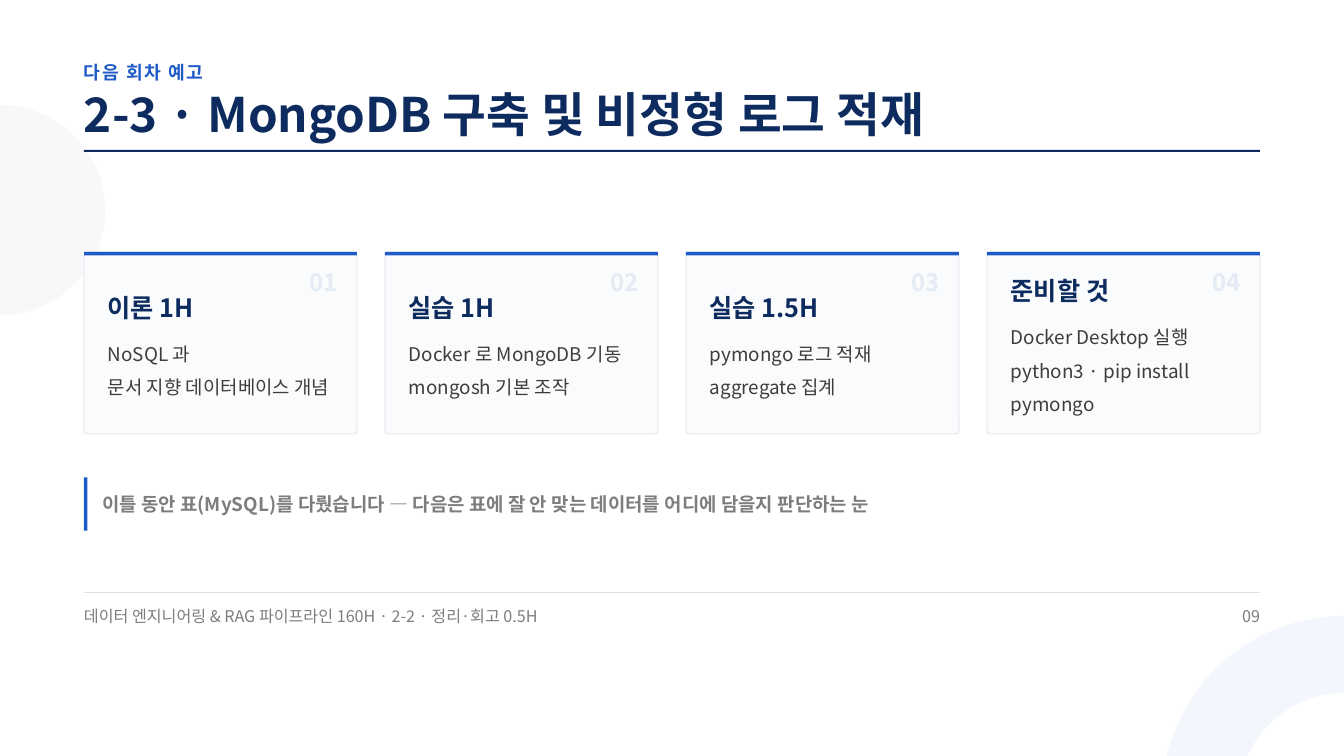
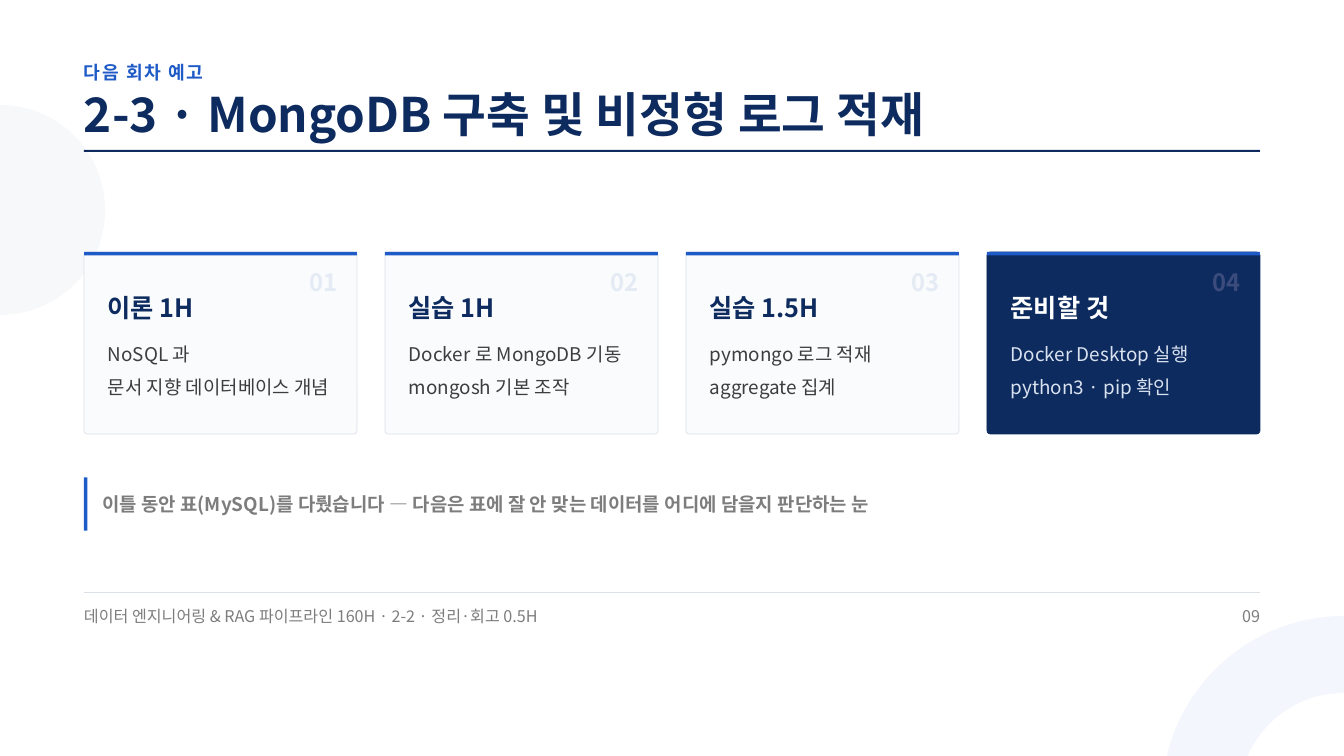
Before and after one commit to aebonlee/materials, a slide deck: slide 9 of data-eng/decks/w2d2s4.pptx. Drawn at 1344x756 pixels with LibreOffice and Linux fonts; fonts in the diff are those of the drawing. Boxes give left, top, right and bottom in pixels: in the first picture for what was removed or moved away, otherwise in the second. Text is boxed around its words. In the diff, an @@ line names an element or a change of style, - is before the commit and + after.

```diff
--- a/data-eng/decks/w2d2s4.pptx
+++ b/data-eng/decks/w2d2s4.pptx
@@ rounded rectangle at box(987, 252, 1260, 434): fill #FAFBFD to #0D2B5E; outline #DCE1E8 0.75 pt to #0D2B5E 0.75 pt @@
@@ text at box(1011, 295, 1189, 366): text colour #0D2B5E to #FFFFFF in "준비할 것"; text colour #3D3D3D to #D9E2F0 in "Docker Desktop 실행" @@
@@ text added at box(1212, 273, 1240, 291), 25.5 pt, text #3B4B7C, bold @@
+04
@@ text at box(1011, 378, 1171, 399): text changed; text colour #3D3D3D to #D9E2F0 @@
-python3 · pip install pymongo
+python3 · pip 확인
```
Also in this commit, not shown: 9 other files.
